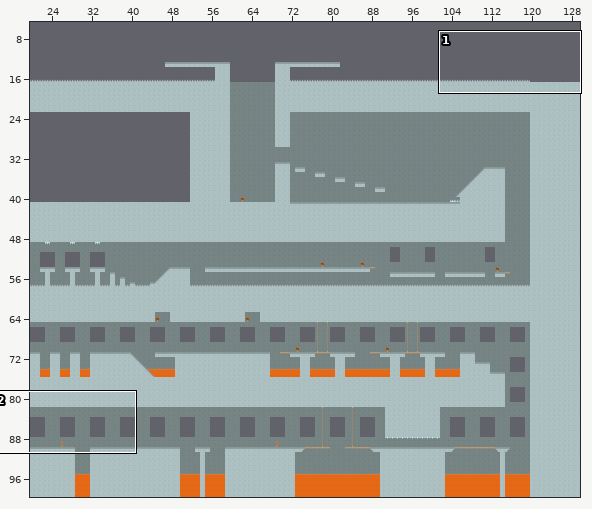
One commit to this Tiled map: codigo/android/assets/data/maps/castle1.tmx. The first picture is a wide view before the edit; the outline marks the close-up.
Close-up. Before:
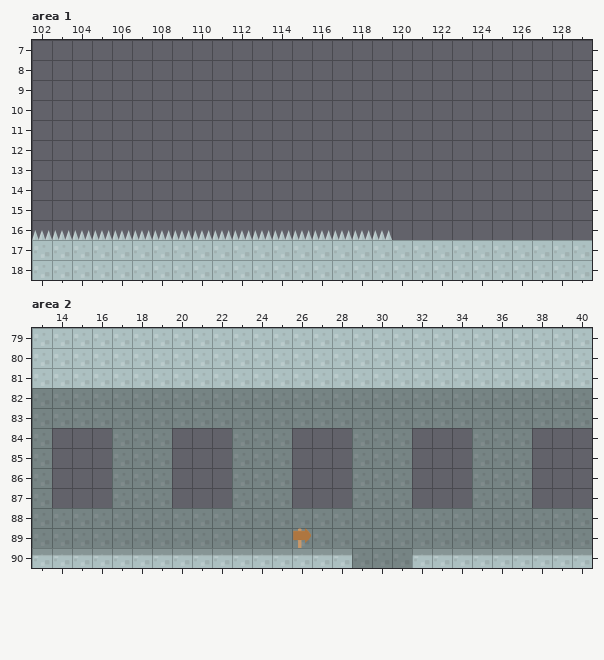
Cells are 64x64 px. Shown: area 1 x 102..129, y 7..18; area 2 x 13..40, y 79..90. The commit also changed other parts of the map, which this record leaves out. The old version is drawn lined up with the new one.
Once edited:
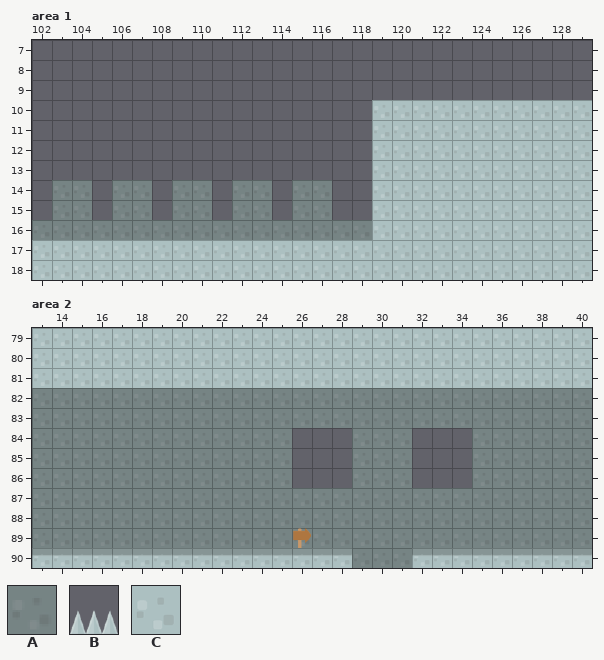
Key: from "tileset": A 0, B 14, C 51.
_ is an empty cell.
See-through tiles are keyed as they look on the map.
The exact change:
map size 130x90 -> 130x100 cells (old content now starts at 0,10; both pictures use the new coordinates)
Layer "background", area 1:
y 14..15: x 103..104 __ -> CC; x 106..107 __ -> CC; x 109..110 __ -> CC; x 112..113 __ -> CC; x 115..116 __ -> CC
y 16: x 102..118 _________________ -> CCCCCCCCCCCCCCCCC
Layer "shadow", area 1:
y 14..15: x 103..104 __ -> AA; x 106..107 __ -> AA; x 109..110 __ -> AA; x 112..113 __ -> AA; x 115..116 __ -> AA
y 16: x 102..118 _________________ -> AAAAAAAAAAAAAAAAA
Layer "ground", area 1:
y 10..15: x 119..129 ___________ -> CCCCCCCCCCC
y 16: x 102..129 BBBBBBBBBBBBBBBBBB__________ -> _________________CCCCCCCCCCC
Layer "background", area 2:
y 84..86: x 14..16 ___ -> CCC; x 20..22 ___ -> CCC; x 38..40 ___ -> CCC
y 87: x 14..16 ___ -> CCC; x 20..22 ___ -> CCC; x 26..28 ___ -> CCC; x 32..34 ___ -> CCC; x 38..40 ___ -> CCC
Layer "shadow", area 2:
y 84..86: x 14..16 ___ -> AAA; x 20..22 ___ -> AAA; x 38..40 ___ -> AAA
y 87: x 14..16 ___ -> AAA; x 20..22 ___ -> AAA; x 26..28 ___ -> AAA; x 32..34 ___ -> AAA; x 38..40 ___ -> AAA
Where, in picture pixels (left, top, right, bottom), the same in both close-ups:
changed: (32, 100, 592, 240)
added: (52, 428, 112, 508)
added: (172, 428, 232, 508)
added: (532, 428, 592, 508)
added: (292, 488, 352, 508)
added: (412, 488, 472, 508)
